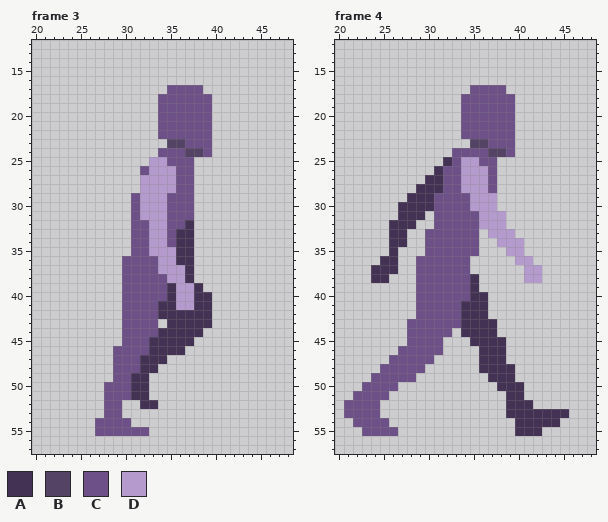
Two versions of one pixel-art file, sprites/characters/rin/walk.ase. The picture above is the old version.
64x64 pixels, 6 frames. Shown: frame 3: x 20..48, y 12..57; frame 4: x 20..48, y 12..57. The commit also changed other frames, which this record leaves out.
Palette (. is transparent): A #433253  B #544364  C #6d5087  D #b59bcd
Pixels before, frame 3, first column x 27:
17 ........CCCC.
18 .......CCCCCC
19 .......CCCCCC
20 .......CCCCCC
21 .......CCCCCC
22 .......CCCCCC
23 ........BBCCC
24 .......CCCBBC
25 ......DDCCC..
26 .....CDDDCC..
27 .....DDDDCC..
28 .....DDDDCC..
29 ....CDDDCCC..
30 ....CDDDCCC..
31 ....CDDDCCC..
32 ....CCDDCCA..
33 ....CCDDCAA..
34 ....CCDDCAA..
35 ....CCDDDAA..
36 ...CCCCDDAA..
37 ...CCCCDDDA..
38 ...CCCCCDDA..
39 ...CCCCCADDA.
40 ...CCCCCADDAA
41 ...CCCCAADDAA
42 ...CCCCAAAAAA
43 ...CCCC.AAAAA
44 ...CCCCAAAAA.
45 ...CCCAAAAA..
46 ..CCCCAAAA...
47 ..CCCAAA.....
48 ..CCCAA......
49 ..CCAA.......
50 .CCCAA.......
51 .CCCAA.......
52 .CC..AA......
53 .CC..........
54 CCCC.........
55 CCCCCC.......
Pixels before, frame 4, first column x 21:
17 ..............CCCC.......
18 .............CCCCCC......
19 .............CCCCCC......
20 .............CCCCCC......
21 .............CCCCCC......
22 .............CCCCCC......
23 ..............BBCCC......
24 ............CCCCBBC......
25 ...........ACDDCC........
26 ..........ACCDDDC........
27 .........AACCDDDC........
28 ........AAACCDDDC........
29 .......AAACCCCDDD........
30 ......AAAACCCCDDD........
31 ......AAA.CCCCCDDD.......
32 .....AAA..CCCCCDDD.......
33 .....AA..CCCCCC.DDD......
34 .....AA..CCCCCC..DDD.....
35 .....A...CCCCCC...DD.....
36 ....AA..CCCCCC.....DD....
37 ...AAA..CCCCCC......DD...
38 ...AA...CCCCCCA.....DD...
39 ........CCCCCCA..........
40 ........CCCCCCAA.........
41 ........CCCCCAAA.........
42 ........CCCCCAAA.........
43 .......CCCCCCAAAA........
44 .......CCCCC.AAAA........
45 .......CCCC...AAAA.......
46 ......CCCCC....AAA.......
47 .....CCCCC.....AAA.......
48 ....CCCCC......AAAA......
49 ...CCCCC........AAA......
50 ..CCCC...........AAA.....
51 .CCCC.............AA.....
52 CCCC..............AAA....
53 CCCC..............AAAAAAA
54 .CCCC..............AAAAA.
55 ..CCCC.............AAA...
Once edited:
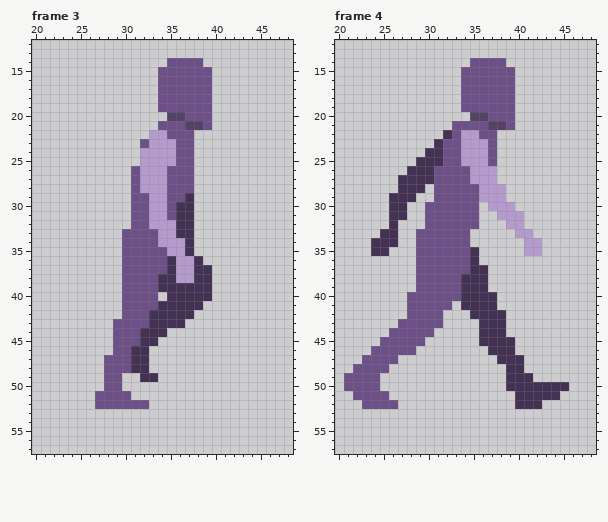
From old to new:
Changed rows in their new state; - is an unchanged pixel.
Frame 3:
first column x 27:
14 --------CCCC-
15 -------CCCCCC
16 -------CCCCCC
17 -------C----C
20 -------.BB---
21 ----------BB-
22 ------DD---..
23 -----CDDDC-..
24 -----DDDD-C..
25 -----D--D----
26 ----CD--C----
27 ----C---C----
28 ----C---C----
29 -----C----A--
30 -----C---AA--
31 -----C---AA--
32 --------DA---
33 ---C--C-D----
34 ---C--C-DD---
35 ---C--CC-D---
36 -------CADDA-
37 -------CA-DAA
38 -------AA-DAA
39 -------A-AA-A
40 -------.-AA--
41 ---------AA-.
42 ------A----..
43 --C---AA--...
44 --C--AA-....-
45 --C--A-....--
46 ----AA....---
47 -C--A-..-----
48 -C--A-.------
49 -C-..-A------
50 ---...-------
51 C---..-------
52 C--CCC.------
53 -..----------
54 ....---------
55 ......-------
Frame 4:
first column x 21:
14 --------------CCCC-------
15 -------------CCCCCC------
16 -------------CCCCCC------
17 -------------C----C------
20 -------------.BB---------
21 ------------C---BB-------
22 -----------ACDD--..------
23 ----------ACCDDD-..------
24 ---------AAC-DDDC..------
25 --------AAAC---D---------
26 -------AAAC--C--D--------
27 ------AAA-C--C--D--------
28 ------AA-.C--CC-DD-------
29 -----AA-..----C--D-------
30 -----A-..C----C.-DD------
31 -----A-..C-----..-DD-----
32 ------..-C-----...DD-----
33 ----A-.-C-----.-...DD----
34 ---AA-.-C-----.--...DD---
35 ---AA.--C-----A---..DD---
36 ----..--------A----..----
37 ---...--------AA----..---
38 ---..--------A-A----..---
39 -------------A-A---------
40 -------C-----A--A--------
41 -------C----.---A--------
42 -------C---...--AA-------
43 ------C----....--A-------
44 -----CC---..-..--A-------
45 ----CCC--..---.---A------
46 ---CCC--...----.--A------
47 --CCC-....-----..-AA-----
48 -CCC-....------...-A-----
49 CCC-....--------..-AA----
50 CC--..-----------.--AAAAA
51 ------------------.-AAAA-
52 ..--CC------------.--A---
53 ....--------------.......
54 -....--------------.....-
55 --....-------------...---
